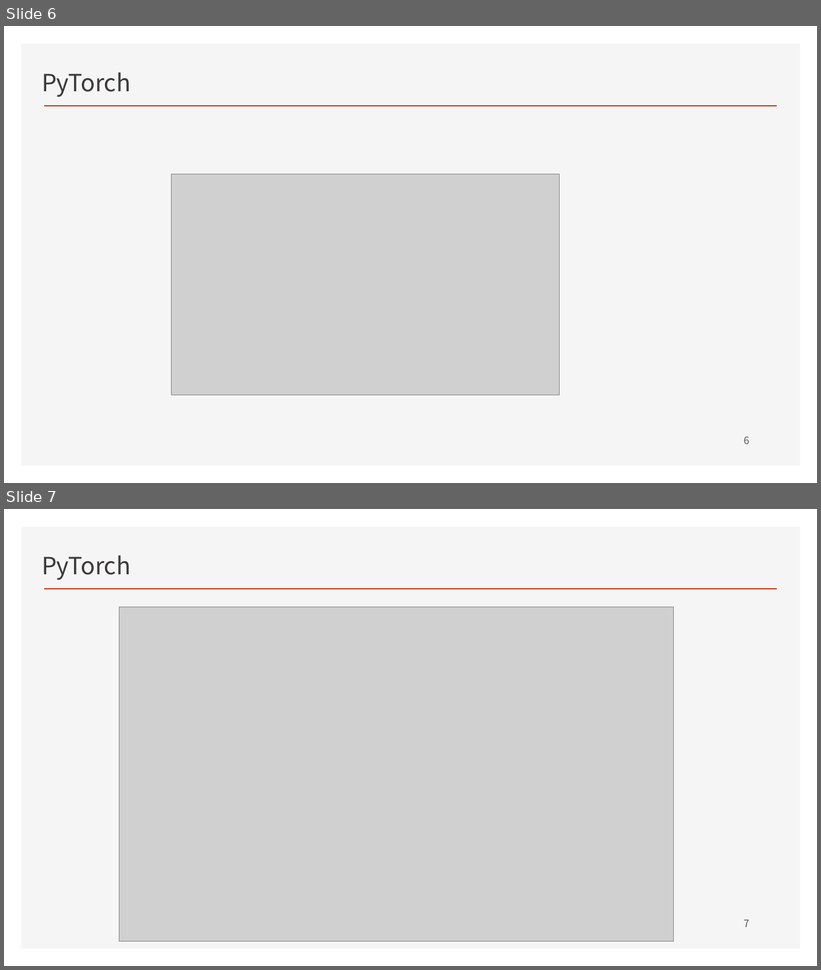
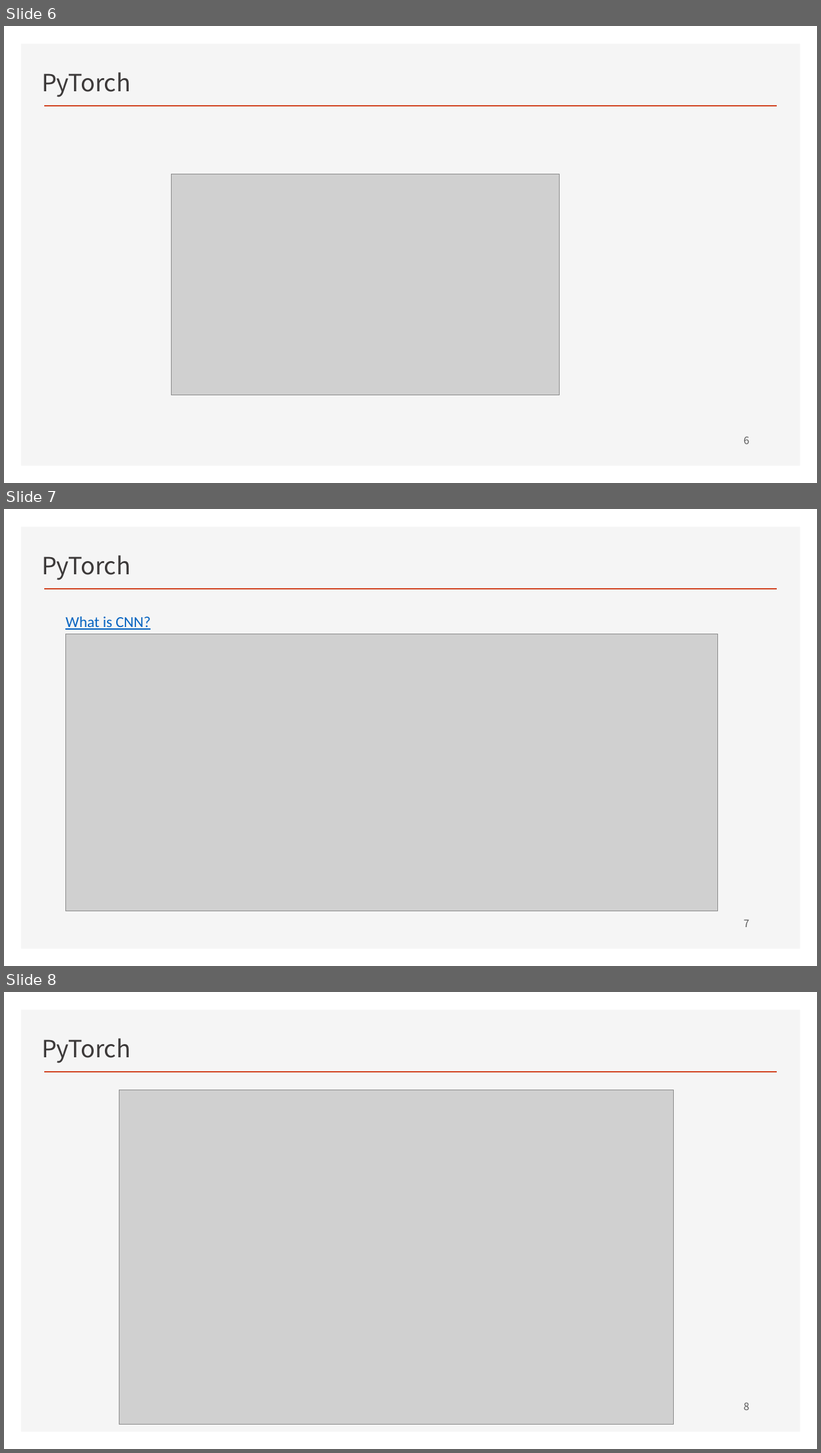
Before and after one commit to ancestor9/2026_Fall_Deep-Learning-with-Python, a slide deck: CNN/CNN.pptx. Shown one above the other, each under a label of ours: slides 6 and 7 before the commit, slides 6, 7 and 8 after it. The pictures are 821x970 and 821x1453 pixels, drawn with LibreOffice and Linux fonts; fonts in the diff are those of the drawing; grey boxes stand for pictures; background and template pictures are left out. Boxes give left, top, right and bottom in pixels: in the first picture for what was removed or moved away, otherwise in the second. Text is boxed around its words. In the diff, an @@ line names an element or a change of style, - is before the commit and + after.

```diff
--- a/CNN/CNN.pptx
+++ b/CNN/CNN.pptx
@@ slide 7 added at (x1=4, y1=509, x2=817, y2=966), background #FFFFFF; not listed: 2 template elements that a slide beside it also shows @@
@@ text added at (x1=42, y1=555, x2=131, y2=580), 28 pt, text #3B3838 @@
+PyTorch
@@ text added at (x1=65, y1=617, x2=151, y2=630), 18 pt, text #0563C1, underline @@
+What is CNN?
@@ picture added at (x1=65, y1=634, x2=718, y2=912) @@
@@ page number added at (x1=744, y1=920, x2=750, y2=927), 12 pt, text #595959 @@
+7
@@ what was slide 7 is now slide 8 @@
@@ page number at (x1=744, y1=1403, x2=750, y2=1410): text changed @@
-7
+8
```
Also in this commit, not shown: 7 other slides added.
